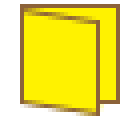
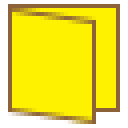
Comparing the layer stacks of the two 128px x 128px images. Changes:
painted on "Shape 10" over [8, 100, 100, 124]
painted on "Shape 11" over [12, 8, 96, 24]
painted on "Shape 9" over [92, 20, 100, 124]
painted on "Shape 8" over [96, 100, 120, 112]
painted on "Shape 7" over [116, 104, 120, 112]
painted on "Shape 6" over [8, 4, 20, 8]
painted on "Background copy 5" over [8, 8, 24, 112]
painted on "Rectangle 1" over [8, 4, 116, 124]
painted on "Background copy 6" over [12, 8, 116, 112]
